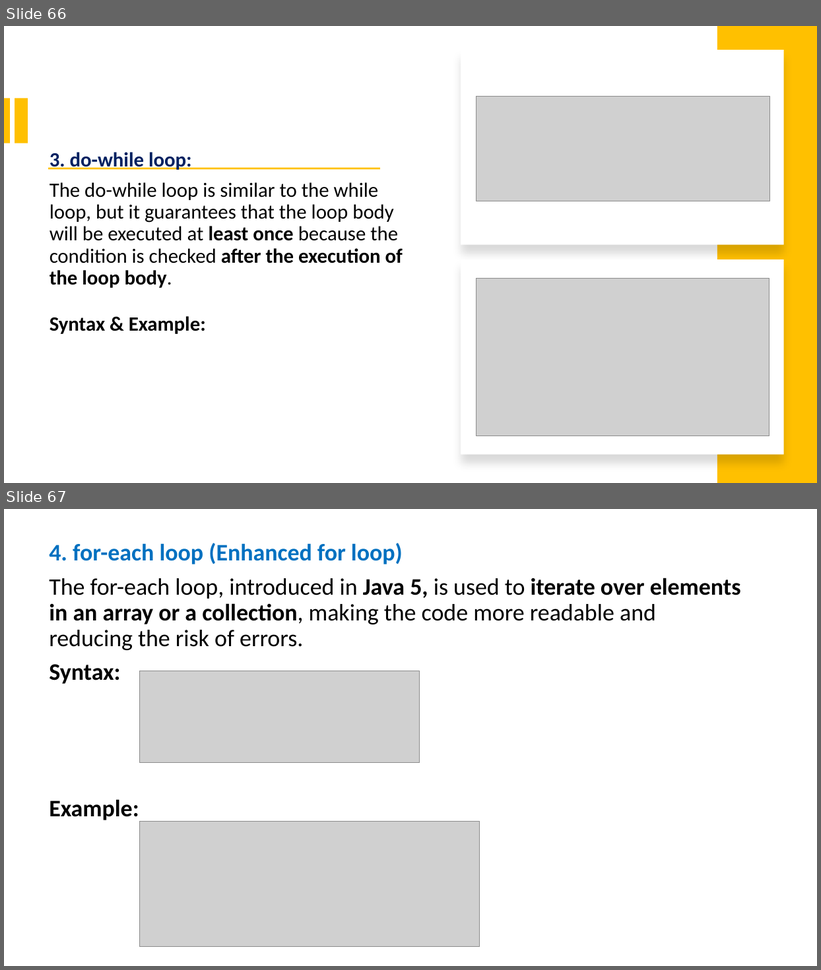
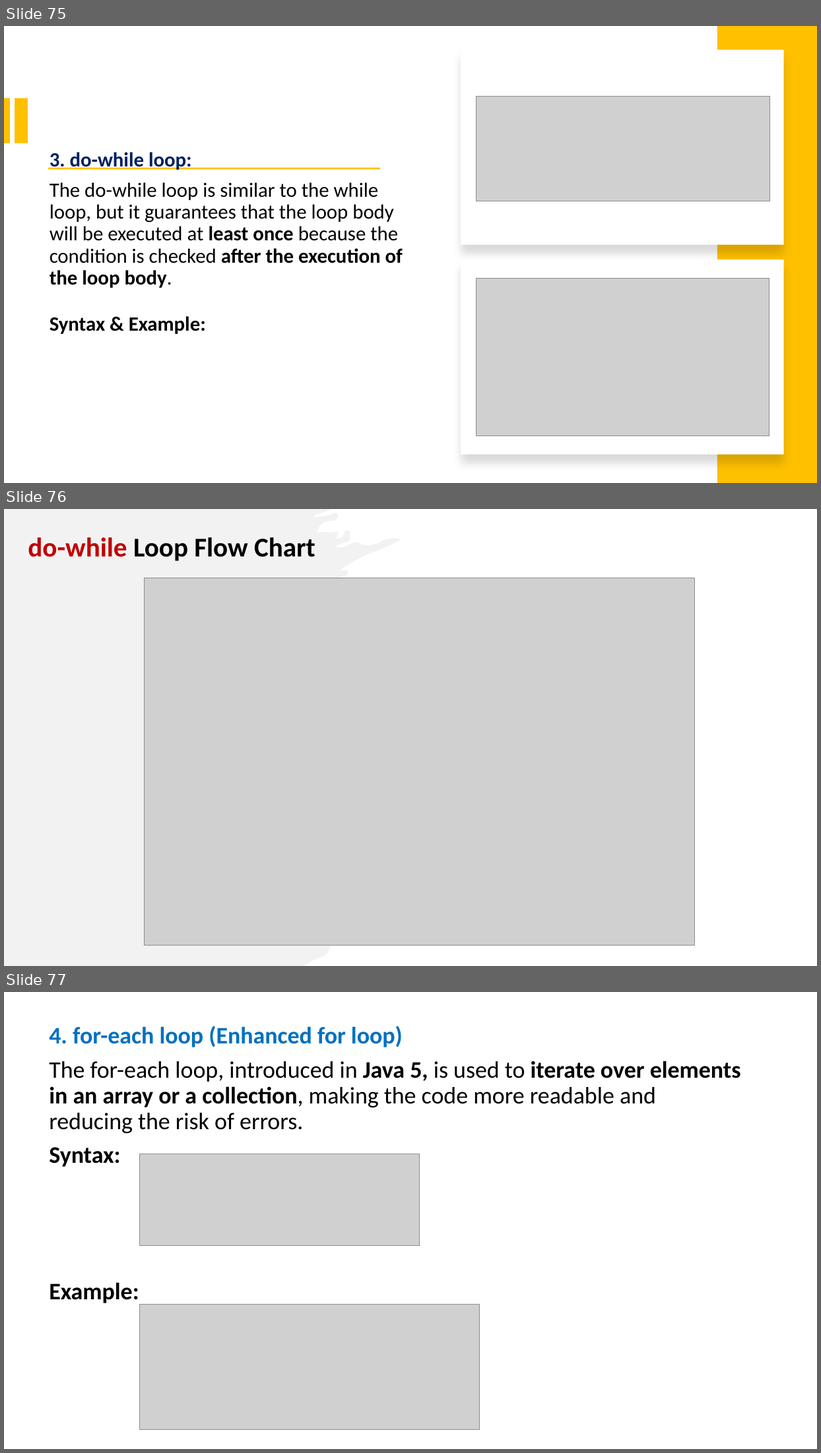
Before and after one commit to PRAMOD-VISHNU-NAIK/MCA-2nd-Sem-Shridevi-College, a slide deck: Theory Class-Notes/Java MCA-2.pptx. Shown one above the other, each under a label of ours: slides 66 and 67 before the commit, slides 75, 76 and 77 after it. The pictures are 821x970 and 821x1453 pixels, drawn with LibreOffice and Linux fonts; fonts in the diff are those of the drawing; grey boxes stand for pictures. Boxes give left, top, right and bottom in pixels: in the first picture for what was removed or moved away, otherwise in the second. Text is boxed around its words. In the diff, an @@ line names an element or a change of style, - is before the commit and + after.

```diff
--- a/Theory Class-Notes/Java MCA-2.pptx
+++ b/Theory Class-Notes/Java MCA-2.pptx
@@ slide 76 added at <box>4,509,817,966</box>, background #FFFFFF @@
@@ freeform shape added at <box>4,509,402,966</box>, fill #E7E6E6 at 50% opacity @@
@@ text added at <box>28,537,316,561</box>, 32 pt, text #000000, bold @@
+do-while Loop Flow Chart
@@ picture added at <box>145,578,694,946</box> @@
@@ what was slide 66 is now slide 75 @@
@@ what was slide 67 is now slide 77 @@
```
Also in this commit, not shown: 5 slides changed, 9 other slides added, 4 slides removed.
